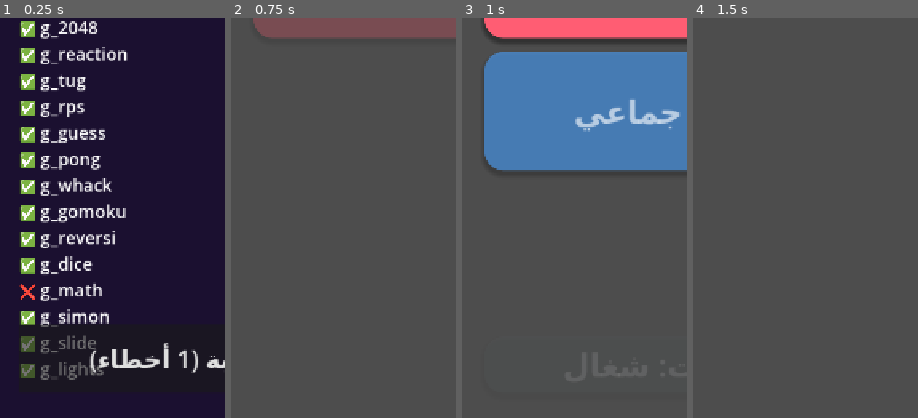
Above: before the commit, frames 1-4 (left to right).
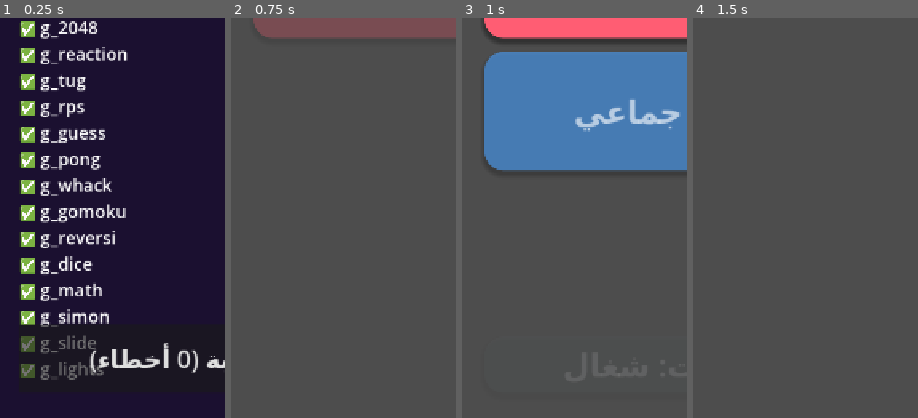
Above: after the commit, the same moments.

Repository: eab71334-web/1234-Party-Rush
Game: Godot game, scene res://main.tscn
Two runs of this game, one before a commit and one after it. Both use one fixed random seed, a clock stepped at 60 frames per second and the inputs below.
Inputs:
- Up to frame 1 (0.25 s): no input
- Up to frame 2 (0.75 s): click "تشغيل اللعبة (1 أخطاء)" (after the commit: "تشغيل اللعبة (0 أخطاء)") at 0.5 s
- Up to frame 3 (1 s): no input
- Up to frame 4 (1.5 s): click "📱 نفس الشاشة" at 1.25 s
The pictures show only the part of the screen within x 0-50%, y 50-100%; the shares and areas given below are measured in that part.

The runs differ from the first frame. In frame 1, 0.5% of the frame differs, in the area x 8-85%, y 66-88%; in frame 2, nothing differs; in frame 3, nothing differs; in frame 4, nothing differs.
Error before the commit: Parse Error: Unexpected "[" in class body. (res://g_math.gd:1)

Commit message:
Update g_math.gd

Diff:
--- a/g_math.gd
+++ b/g_math.gd
@@ -1,6 +1,87 @@
-[gd_scene format=3]
+extends "res://base.gd"
+var q: Label
+var disp: Label
+var cur = ""
+var ans = 0
+var scores = []
+var asked = 0
+var total = 10
 
-[ext_resource type="Script" path="res://boot.gd" id="1"]
+func build() -> void:
+	total = 10 if players == 1 else players * 5
+	for i in players:
+		scores.append(0)
+	var v = VBoxContainer.new()
+	v.set_anchors_preset(PRESET_FULL_RECT)
+	v.add_theme_constant_override("separation", 20)
+	body.add_child(v)
+	q = big_label("", 100, Color.WHITE)
+	v.add_child(q)
+	disp = big_label("؟", 90, Color.GOLD)
+	v.add_child(disp)
+	spacer(v)
+	v.add_child(pad(key))
+	newq()
+	refresh()
 
-[node name="Boot" type="Control"]
-script = ExtResource("1")
+func newq() -> void:
+	var a = randi_range(2, 12)
+	var b = randi_range(2, 12)
+	match randi() % 3:
+		0:
+			q.text = "%d + %d" % [a, b]
+			ans = a + b
+		1:
+			q.text = "%d − %d" % [a + b, b]
+			ans = a
+		_:
+			a = randi_range(2, 9)
+			b = randi_range(2, 9)
+			q.text = "%d × %d" % [a, b]
+			ans = a * b
+
+func refresh() -> void:
+	if players == 1:
+		say("➕ السؤال %d/%d  ✅ %d" % [asked + 1, total, scores[0]])
+	else:
+		say("دور %s   ✅ %d" % [Games.PN[turn], scores[turn]], col(turn))
+
+func key(k: String) -> void:
+	if over:
+		return
+	if k == "حذف":
+		cur = cur.substr(0, cur.length() - 1)
+	elif k == "تم":
+		submit()
+		return
+	elif cur.length() < 4:
+		cur += k
+	disp.text = cur if cur != "" else "؟"
+
+func submit() -> void:
+	if cur == "":
+		return
+	if int(cur) == ans:
+		scores[turn] += 1
+		Sound.tone(900, 0.15, 2)
+	else:
+		Sound.lose()
+	cur = ""
+	disp.text = "؟"
+	asked += 1
+	if asked >= total:
+		var best = 0
+		for i in players:
+			if scores[i] > scores[best]:
+				best = i
+		if players == 1:
+			finish("🏁 نتيجتك %d من %d" % [scores[0], total])
+		elif scores.count(scores[best]) > 1:
+			finish("🤝 تعادل", Color.WHITE)
+		else:
+			finish("🏆 فاز " + Games.PN[best], col(best))
+		return
+	if players > 1:
+		turn = (turn + 1) % players
+	newq()
+	refresh()
